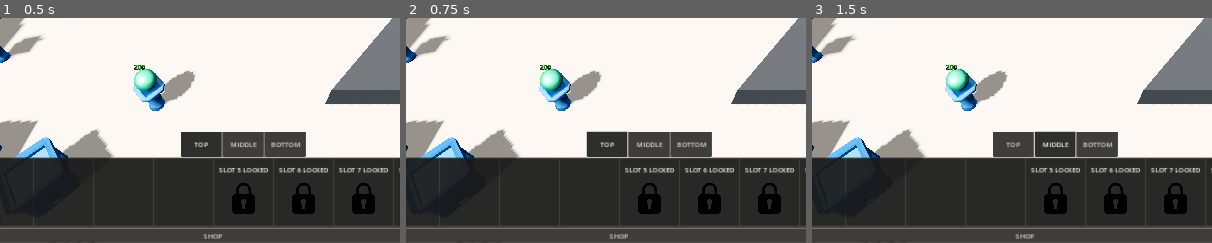
Above: before the commit, frames 1-3 (left to right).
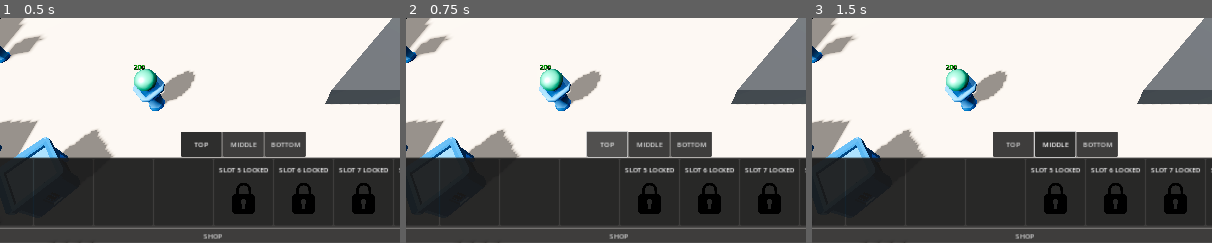
Above: after the commit, the same moments.

Repository: RadekGrzankowski/ChipsowyJam1
Game: Godot game, scene res://Scenes/Levels/wip_scene.tscn
Two runs of this game, one before a commit and one after it. Both use one fixed random seed, a clock stepped at 60 frames per second and the inputs below.
Inputs:
- Up to frame 1 (0.5 s): no input
- Up to frame 2 (0.75 s): click "TOP" at 0.5 s
- Up to frame 3 (1.5 s): click "MIDDLE" at 1.25 s
The pictures show only the part of the screen within x 20-70%, y 50-100%; the shares and areas given below are measured in that part.

Frame 1 is identical in both runs. In frame 2, 1.1% of the frame differs, in the area x 45-56%, y 50-62%; in frame 3, nothing differs.

Commit message:
Different cards for different lane

Diff:
--- a/ChipsowyJam/Scripts/CardsUI.gd
+++ b/ChipsowyJam/Scripts/CardsUI.gd
@@ -18,6 +18,10 @@
 
 @onready var shop_nodes : Array = get_tree().get_nodes_in_group("shop_zone")
 @onready var deck_nodes : Array = get_tree().get_nodes_in_group("zone")
+
+var top_lane_cards: Array
+var middle_lane_cards: Array
+var bottom_lane_cards: Array
 
 # Called when the node enters the scene tree for the first time.
 func _ready():
@@ -82,19 +86,43 @@
 
 
 func _on_top_button_pressed():
+	if lane_value == 0:
+		return
 	lane_value = 0
 	top_button.button_pressed = true
 	middle_button.button_pressed = false
 	bottom_button.button_pressed = false
+	for t_card in top_lane_cards:
+		t_card.visible = true
+	for m_card in middle_lane_cards:
+		m_card.visible = false
+	for b_card in bottom_lane_cards:
+		b_card.visible = false
 
 func _on_middle_button_pressed():
+	if lane_value == 1:
+		return
 	lane_value = 1
 	top_button.button_pressed = false
 	middle_button.button_pressed = true
 	bottom_button.button_pressed = false
+	for t_card in top_lane_cards:
+		t_card.visible = false
+	for m_card in middle_lane_cards:
+		m_card.visible = true
+	for b_card in bottom_lane_cards:
+		b_card.visible = false
 
 func _on_bottom_button_pressed():
+	if lane_value == 2:
+		return
 	lane_value = 2
 	top_button.button_pressed = false
 	middle_button.button_pressed = false
 	bottom_button.button_pressed = true
+	for t_card in top_lane_cards:
+		t_card.visible = false
+	for m_card in middle_lane_cards:
+		m_card.visible = false
+	for b_card in bottom_lane_cards:
+		b_card.visible = true
--- a/ChipsowyJam/Scripts/card.gd
+++ b/ChipsowyJam/Scripts/card.gd
@@ -151,6 +151,13 @@
 						if !is_in_group("shop_card"):
 							#sell the card as the rest node is sell zone
 							Game.blue_gold += (cost / 2)
+							match cardsUI.lane_value:
+								0:
+									cardsUI.top_lane_cards.erase(self)
+								1:
+									cardsUI.middle_lane_cards.erase(self)
+								2:
+									cardsUI.bottom_lane_cards.erase(self)
 							queue_free()
 					else:
 						if child.card != null:
@@ -172,6 +179,13 @@
 										Game.blue_gold -= cost
 										add_to_group("deck_card")
 										remove_from_group("shop_card")
+										match cardsUI.lane_value:
+											0:
+												cardsUI.top_lane_cards.append(self)
+											1:
+												cardsUI.middle_lane_cards.append(self)
+											2:
+												cardsUI.bottom_lane_cards.append(self)
 										rest_node = child
 										current_rest_node = index
 										child.card = self
